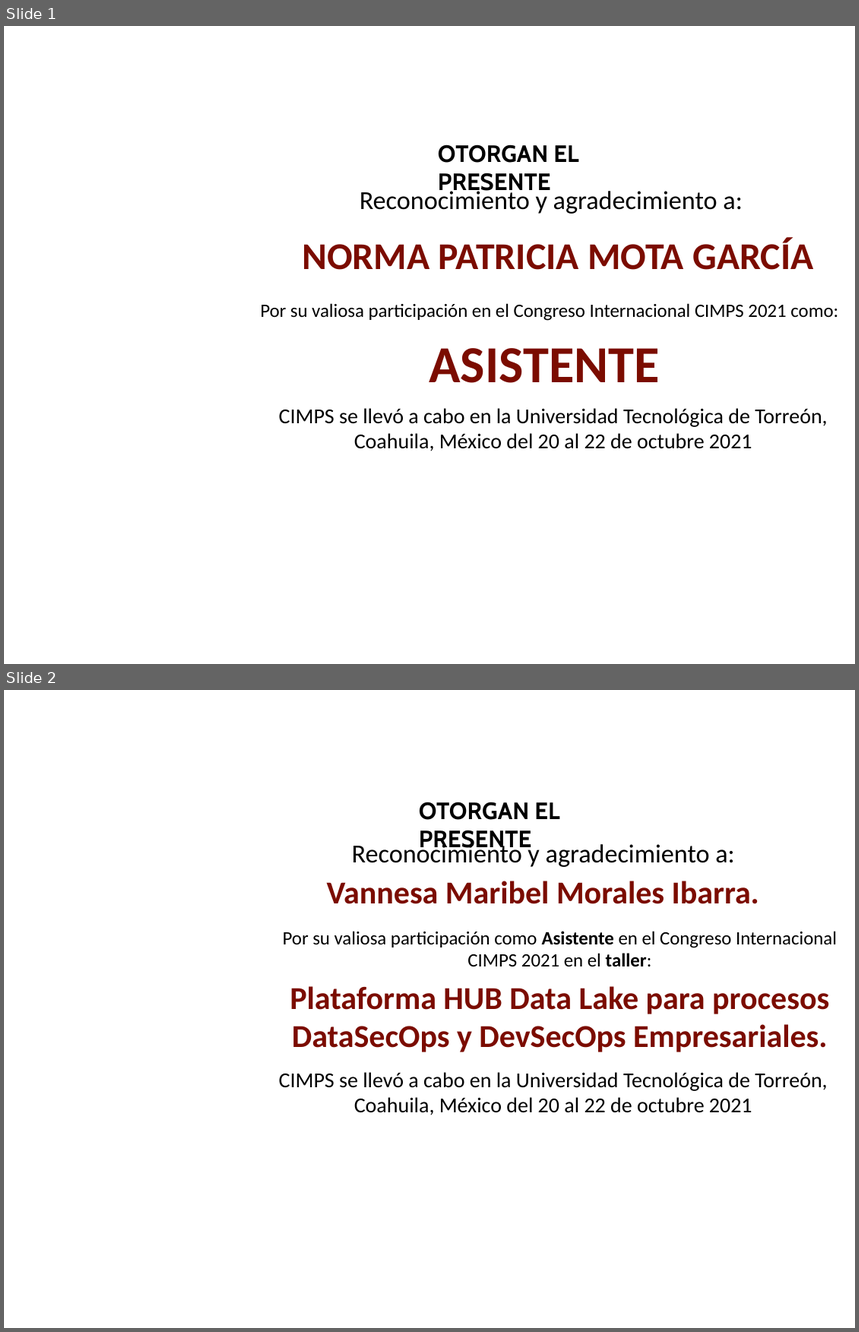
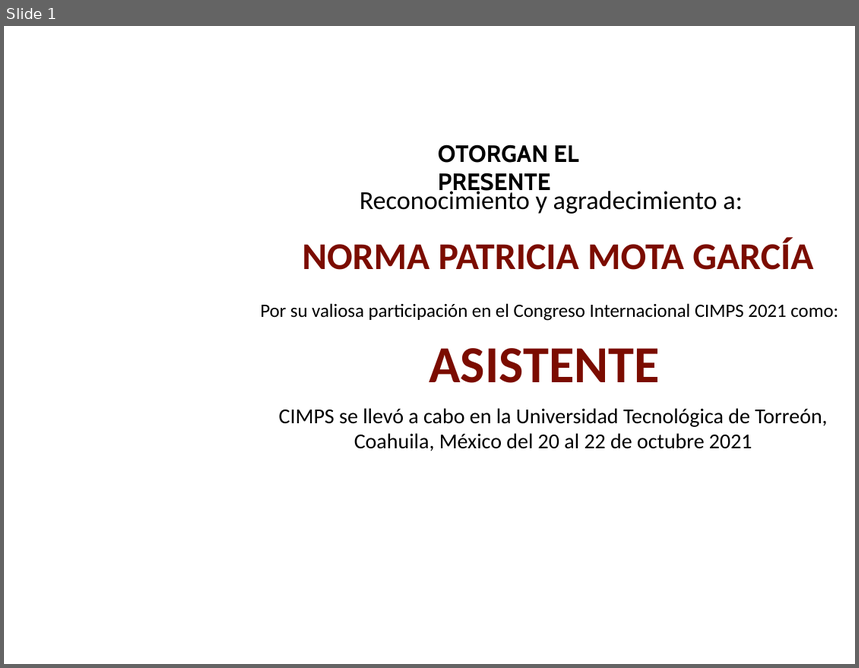
Before and after one commit to Master-Git-Hack/CIMPS, a slide deck: src/templates/certificate.pptx. Shown one above the other, each under a label of ours: slides 1 and 2 before the commit, slide 1 after it. The pictures are 859x1332 and 859x668 pixels, drawn with LibreOffice and Linux fonts; fonts in the diff are those of the drawing; background and template pictures are left out. Boxes give left, top, right and bottom in pixels: in the first picture for what was removed or moved away, otherwise in the second. Text is boxed around its words. In the diff, an @@ line names an element or a change of style, - is before the commit and + after.

```diff
--- a/src/templates/certificate.pptx
+++ b/src/templates/certificate.pptx
@@ slide 2 removed at (4,690,855,1328), background picture (left out) @@
@@ text removed at (327,881,759,904) @@
-Vannesa Maribel Morales Ibarra.
@@ text removed at (290,986,829,1053) @@
-Plataforma HUB Data Lake para procesos DataSecOps y DevSecOps Empresariales.
@@ group removed at (279,802,837,1116): 4 texts @@
-OTORGAN EL PRESENTE
-Reconocimiento y agradecimiento a:
-Por su valiosa participación como Asistente en el Congreso Internacional CIMPS 2021 en el taller:
-CIMPS se llevó a cabo en la Universidad Tecnológica de Torreón, Coahuila, México del 20 al 22 de octubre 2021
```
Also in this commit, not shown: 37 other files.
